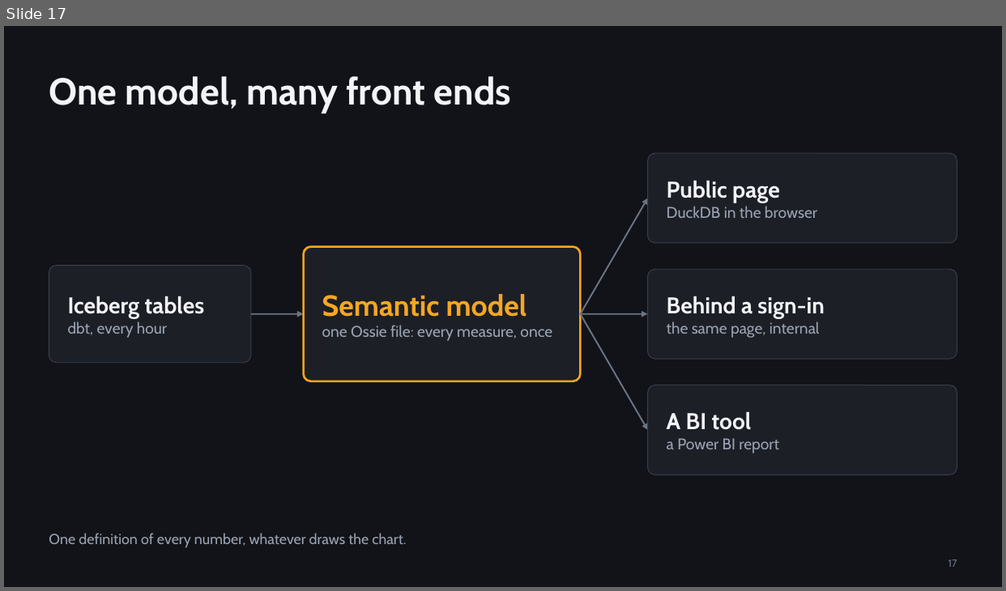
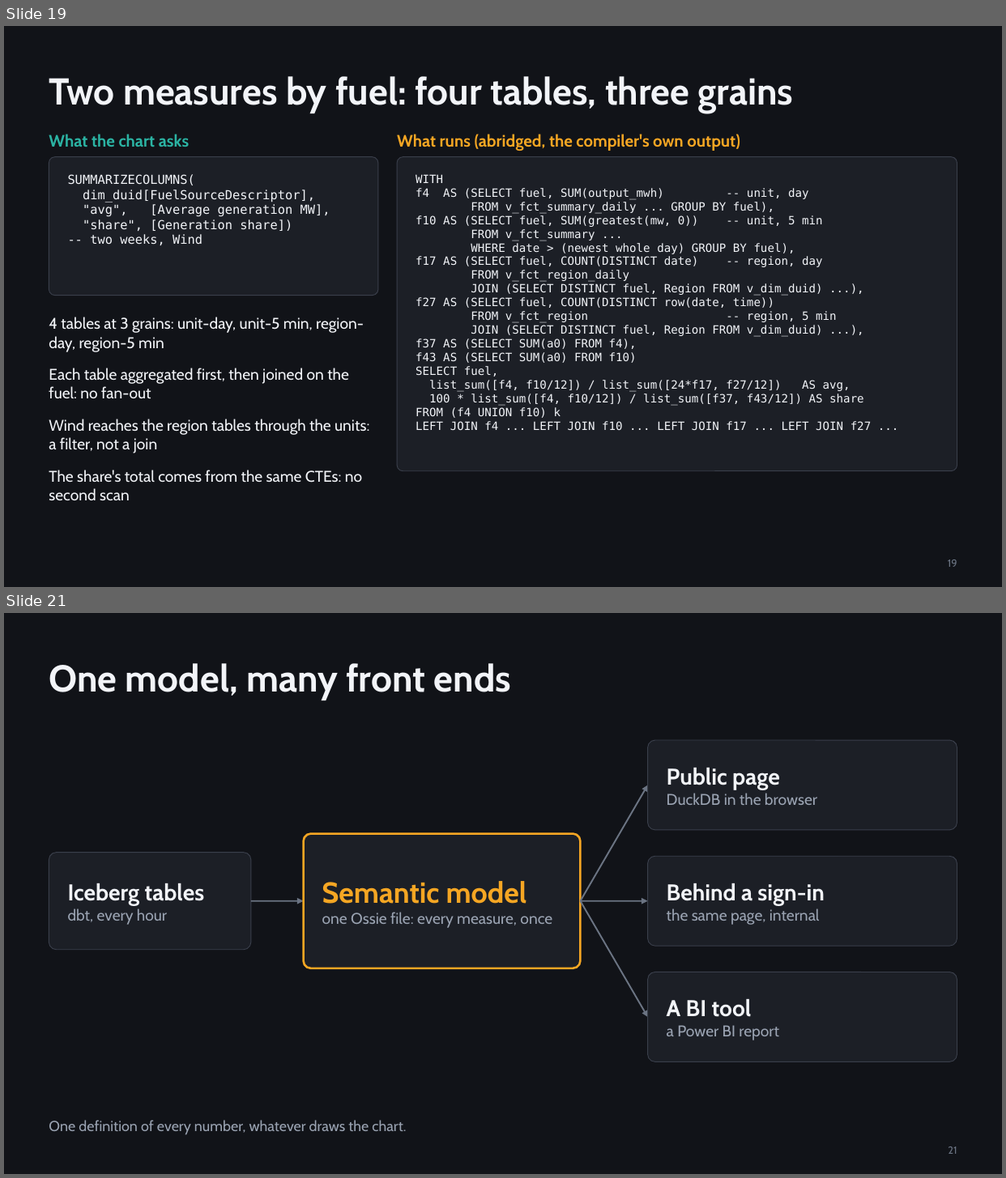
Before and after one commit to djouallah/presentations, a slide deck: analytics-as-code/analytics-as-code.pptx. Shown one above the other, each under a label of ours: slide 17 before the commit, slides 19 and 21 after it; the slides between them are not shown. The pictures are 1006x591 and 1006x1178 pixels, drawn with LibreOffice and Linux fonts; fonts in the diff are those of the drawing. Boxes give left, top, right and bottom in pixels: in the first picture for what was removed or moved away, otherwise in the second. Text is boxed around its words. In the diff, an @@ line names an element or a change of style, - is before the commit and + after.

```diff
--- a/analytics-as-code/analytics-as-code.pptx
+++ b/analytics-as-code/analytics-as-code.pptx
@@ slide 19 added at (x1=4, y1=26, x2=1002, y2=587), background #111318 @@
@@ title added at (x1=49, y1=76, x2=794, y2=113), 36 pt, text #F2F4F8, bold @@
+Two measures by fuel: four tables, three grains
@@ text added at (x1=49, y1=134, x2=189, y2=147), 16 pt, text #2BB3A3, bold @@
+What the chart asks
@@ text added at (x1=397, y1=134, x2=740, y2=151), 16 pt, text #F5A623, bold @@
+What runs (abridged, the compiler's own output)
@@ rounded rectangle added at (x1=49, y1=157, x2=378, y2=296), fill #1C1F26, outline #3A3F4B 0.75 pt @@
@@ rounded rectangle added at (x1=397, y1=157, x2=957, y2=472), fill #1C1F26, outline #3A3F4B 0.75 pt @@
@@ text added at (x1=68, y1=174, x2=330, y2=246), 12 pt, text #F2F4F8 @@
+SUMMARIZECOLUMNS(
+dim_duid[FuelSourceDescriptor],
+"avg", [Average generation MW],
+"share", [Generation share])
+-- two weeks, Wind
@@ text added at (x1=415, y1=174, x2=872, y2=430), 11 pt, text #F2F4F8 @@
+WITH
+f4 AS (SELECT fuel, SUM(output_mwh) -- unit, day
+FROM v_fct_summary_daily ... GROUP BY fuel),
+f10 AS (SELECT fuel, SUM(greatest(mw, 0)) -- unit, 5 min
+FROM v_fct_summary ...
+WHERE date > (newest whole day) GROUP BY fuel),
+f17 AS (SELECT fuel, COUNT(DISTINCT date) -- region, day
+FROM v_fct_region_daily
+JOIN (SELECT DISTINCT fuel, Region FROM v_dim_duid) ...),
+f27 AS (SELECT fuel, COUNT(DISTINCT row(date, time))
+FROM v_fct_region -- region, 5 min
+JOIN (SELECT DISTINCT fuel, Region FROM v_dim_duid) ...),
+f37 AS (SELECT SUM(a0) FROM f4),
+f43 AS (SELECT SUM(a0) FROM f10)
+SELECT fuel,
+list_sum([f4, f10/12]) / list_sum([24*f17, f27/12]) AS avg,
+100 * list_sum([f4, f10/12]) / list_sum([f37, f43/12]) AS share
+FROM (f4 UNION f10) k
+LEFT JOIN f4 ... LEFT JOIN f10 ... LEFT JOIN f17 ... LEFT JOIN f27 ...
@@ text added at (x1=49, y1=317, x2=364, y2=352), 15 pt, text #F2F4F8 @@
+4 tables at 3 grains: unit-day, unit-5 min, region-day, region-5 min
@@ text added at (x1=49, y1=368, x2=349, y2=399), 15 pt, text #F2F4F8 @@
+Each table aggregated first, then joined on the fuel: no fan-out
@@ text added at (x1=49, y1=419, x2=369, y2=454), 15 pt, text #F2F4F8 @@
+Wind reaches the region tables through the units: a filter, not a join
@@ text added at (x1=49, y1=470, x2=362, y2=501), 15 pt, text #F2F4F8 @@
+The share's total comes from the same CTEs: no second scan
@@ page number added at (x1=948, y1=560, x2=957, y2=567), 10 pt, text #6B7483 @@
+19
@@ what was slide 17 is now slide 21 @@
@@ page number at (x1=948, y1=1147, x2=957, y2=1154): text changed @@
-17
+21
```
Also in this commit, not shown: 4 other slides added, 7 other files.
